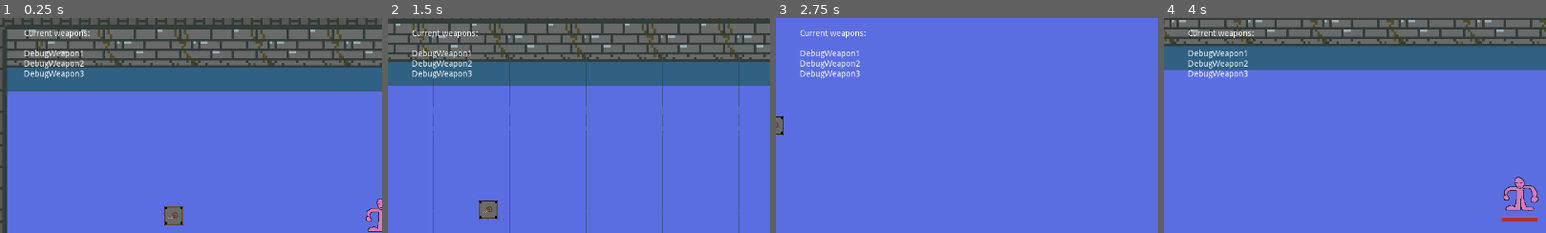
Above: before the commit, frames 1-4 (left to right).
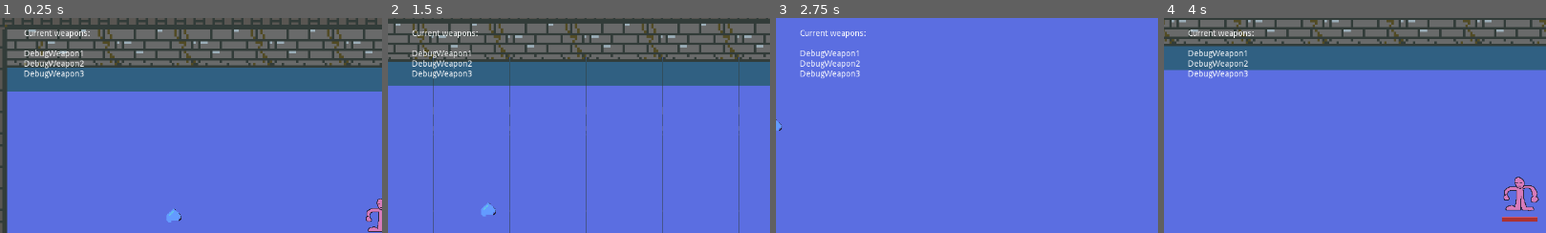
Above: after the commit, the same moments.

Repository: awindahl/rw-gamejam
Game: Godot game, scene res://TestBench.tscn
Same seed, same stepped clock (60 frames per second), same inputs: the game is played once before the commit and once after it. The project has no main scene, so this scene is started directly.
Inputs:
- Up to frame 1 (0.25 s): no input
- Up to frame 2 (1.5 s): tap Enter (ui_accept) at 0.5, 0.77 s; hold Right (ui_right) 0.53-1.28 s; hold Down (ui_down) from 1.28 s (still down)
- Up to frame 3 (2.75 s): tap Enter (ui_accept) at 1.52 s; release Down (ui_down) at 2.03 s; hold Right (ui_right) from 2.03 s (still down)
- Up to frame 4 (4 s): release Right (ui_right) at 2.78 s; hold Up (ui_up) 2.78-3.53 s; tap Enter (ui_accept) at 3.02, 3.77 s; hold Left (ui_left) from 3.53 s (still down)
The pictures show only the part of the screen within x 0-50%, y 4-54%; the shares and areas given below are measured in that part.

The runs differ from the first frame. In frame 1, 0.4% of the frame differs, in the area x 43-48%, y 87-97%; in frame 2, 0.4%; in frame 3, 0.2%; in frame 4, nothing differs.
Error in both runs: Attempt to call function 'add_child' in base 'null instance' on a null instance. (res://gameMaster.gd:13)

Commit message:
particle work

Diff:
--- a/RW gamejam/Scenes/ParticlePlayground.tscn
+++ b/RW gamejam/Scenes/ParticlePlayground.tscn
@@ -1,8 +1,11 @@
-[gd_scene load_steps=10 format=2]
+[gd_scene load_steps=15 format=2]
 
 [ext_resource path="res://Assets/particlePack_1.1/PNG (Transparent)/fire_01.png" type="Texture" id=1]
 [ext_resource path="res://Assets/particlePack_1.1/PNG (Transparent)/flame_03.png" type="Texture" id=2]
 [ext_resource path="res://Assets/particlePack_1.1/PNG (Transparent)/spark_02.png" type="Texture" id=3]
+[ext_resource path="res://Assets/particlePack_1.1/PNG (Transparent)/trace_07.png" type="Texture" id=4]
+[ext_resource path="res://Assets/particlePack_1.1/PNG (Transparent)/magic_01.png" type="Texture" id=5]
+[ext_resource path="res://Assets/particlePack_1.1/PNG (Transparent)/circle_02.png" type="Texture" id=6]
 
 [sub_resource type="Curve" id=3]
 _data = [ Vector2( 0, 0.427273 ), 0.0, 1.65333, 0, 0, Vector2( 0.901515, 0.963636 ), -0.749999, -0.749999, 0, 0, Vector2( 1, 0 ), -4.44445, 0.0, 0, 0 ]
@@ -18,12 +21,20 @@
 offsets = PoolRealArray( 0.0290456, 0.995851 )
 colors = PoolColorArray( 0.387573, 0.541353, 0.78125, 1, 0.254902, 1, 0.913725, 0 )
 
-[sub_resource type="Curve" id=7]
-_data = [ Vector2( 0, 0.427273 ), 0.0, 1.65333, 0, 0, Vector2( 0.545455, 0.807955 ), 1.58, 1.58, 0, 0, Vector2( 1, 0 ), -4.44445, 0.0, 0, 0 ]
+[sub_resource type="Gradient" id=11]
+offsets = PoolRealArray( 0 )
+colors = PoolColorArray( 0.898619, 0.928711, 0.431705, 0.81074 )
+
+[sub_resource type="Curve" id=9]
+_data = [ Vector2( 0, 0.142045 ), 0.0, 0.0, 0, 0, Vector2( 0.545455, 0.451136 ), -0.648648, -0.648648, 0, 0, Vector2( 1, 0 ), -2.89616, 0.0, 0, 0 ]
 
 [sub_resource type="Gradient" id=8]
-offsets = PoolRealArray( 0, 0.962656 )
-colors = PoolColorArray( 0.616723, 0.224867, 0.677246, 1, 0.910126, 1, 0.03125, 0 )
+offsets = PoolRealArray( 0.33195, 0.995851 )
+colors = PoolColorArray( 0.425293, 0.288714, 0.177759, 1, 0.231373, 0.152941, 0.0941176, 0 )
+
+[sub_resource type="Gradient" id=10]
+offsets = PoolRealArray( 0.717842, 0.987552 )
+colors = PoolColorArray( 1, 0, 0, 1, 0.51123, 0.0659008, 0.0659008, 0 )
 
 [node name="ParticlePlayground" type="Node2D"]
 
@@ -64,23 +75,66 @@
 scale_amount_curve = SubResource( 5 )
 color_ramp = SubResource( 6 )
 
-[node name="Lightning" type="CPUParticles2D" parent="."]
-amount = 256
-lifetime = 6.85
-speed_scale = 3.3
-explosiveness = 0.73
-lifetime_randomness = 1.0
-local_coords = false
+[node name="Shield" type="CPUParticles2D" parent="."]
+visible = false
+z_index = 2
+amount = 64
+lifetime = 0.18
+speed_scale = 0.11
 draw_order = 1
-texture = ExtResource( 3 )
-flag_align_y = true
-direction = Vector2( 0, 0 )
+texture = ExtResource( 6 )
 spread = 180.0
 gravity = Vector2( 0, 0 )
-initial_velocity = 553.96
-angular_velocity = 258.99
-orbit_velocity = 0.5
-scale_amount = 0.94
+initial_velocity = 201.44
+scale_amount = 0.46
+color = Color( 1, 1, 1, 0.0784314 )
+color_ramp = SubResource( 11 )
+
+[node name="GroundPound" type="CPUParticles2D" parent="."]
+visible = false
+amount = 64
+lifetime = 0.51
+speed_scale = 1.38
+explosiveness = 1.0
+local_coords = false
+texture = ExtResource( 3 )
+spread = 180.0
+gravity = Vector2( 0, 0 )
+initial_velocity = 500.0
 scale_amount_random = 1.0
-scale_amount_curve = SubResource( 7 )
+scale_amount_curve = SubResource( 9 )
 color_ramp = SubResource( 8 )
+
+[node name="Arcane" type="CPUParticles2D" parent="."]
+visible = false
+z_index = 1
+amount = 64
+lifetime = 0.01
+speed_scale = 0.22
+local_coords = false
+texture = ExtResource( 5 )
+flag_align_y = true
+spread = 180.0
+gravity = Vector2( 0, 0 )
+initial_velocity = 158.23
+scale_amount = 0.42
+color = Color( 1, 0, 0, 0.333333 )
+
+[node name="Beam" type="CPUParticles2D" parent="Arcane"]
+position = Vector2( 0, 40 )
+amount = 32
+lifetime = 1.46
+speed_scale = 19.12
+draw_order = 1
+texture = ExtResource( 4 )
+emission_shape = 1
+emission_sphere_radius = 6.32
+flag_align_y = true
+direction = Vector2( 0, 1 )
+spread = 0.0
+gravity = Vector2( 0, 0 )
+initial_velocity = 1000.0
+scale_amount = 0.5
+color_ramp = SubResource( 10 )
+hue_variation = 0.11
+hue_variation_random = 1.0
--- a/RW gamejam/Scenes/Pickup.tscn
+++ b/RW gamejam/Scenes/Pickup.tscn
@@ -4,7 +4,7 @@
 [ext_resource path="res://Scripts/Pickup.gd" type="Script" id=2]
 
 [sub_resource type="CircleShape2D" id=1]
-radius = 16.0312
+radius = 13.0
 
 [node name="Pickup" type="Area2D" groups=["Pickups"]]
 z_index = 1
--- a/RW gamejam/Scenes/Player.tscn
+++ b/RW gamejam/Scenes/Player.tscn
@@ -8,7 +8,7 @@
 [ext_resource path="res://Assets/UI_xpbar_bg.png" type="Texture" id=6]
 
 [sub_resource type="RectangleShape2D" id=1]
-extents = Vector2( 27, 30 )
+extents = Vector2( 31, 32 )
 
 [sub_resource type="CircleShape2D" id=2]
 radius = 80.0
--- a/RW gamejam/TestBench.tscn
+++ b/RW gamejam/TestBench.tscn
@@ -39,7 +39,6 @@
 
 [node name="Pickup" parent="YSort/PickupContainer" instance=ExtResource( 4 )]
 position = Vector2( -293, 128 )
-_type = 1
 
 [node name="Foreground1" type="TileMap" parent="YSort"]
 z_index = -1
